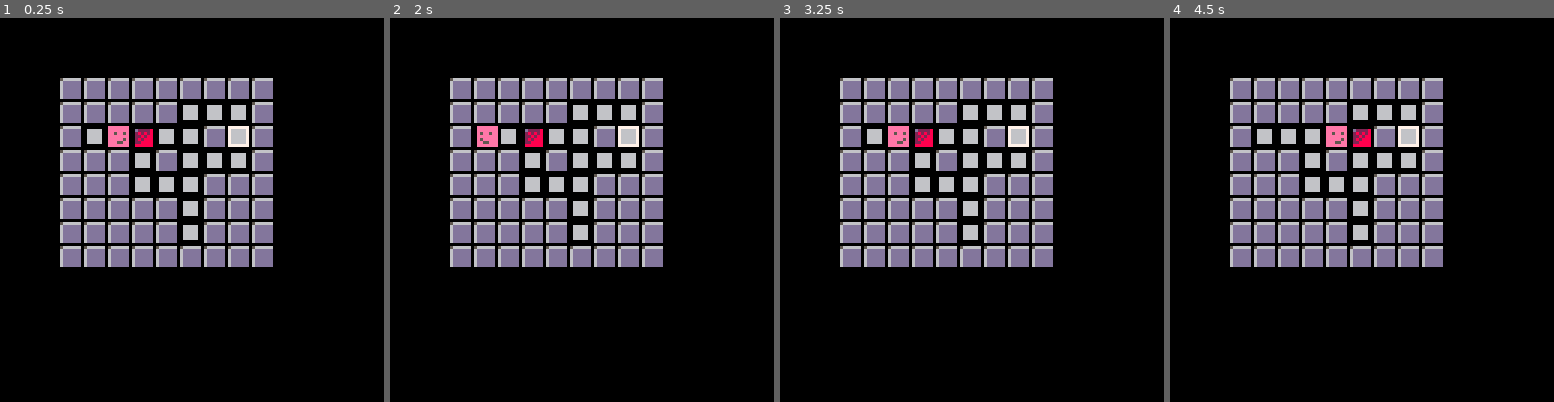
Above: before the commit, frames 1-4 (left to right).
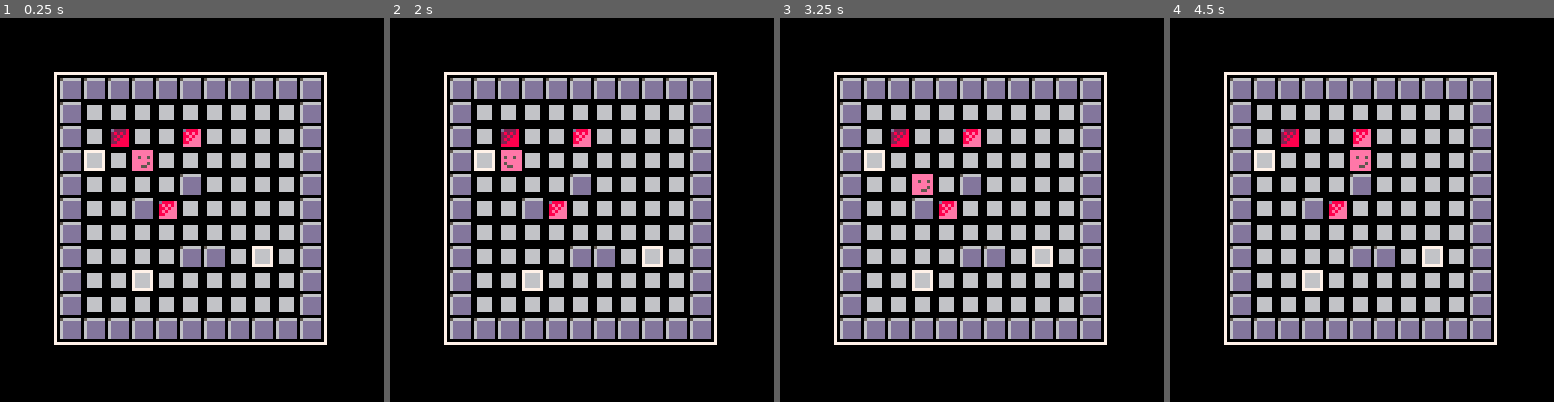
Above: after the commit, the same moments.

Repository: ymendel/parabox
Game: PICO-8 cartridge parabox.p8
Same seed, same stepped clock (60 frames per second), same inputs: the game is played once before the commit and once after it.
Inputs:
- Up to frame 1 (0.25 s): no input
- Up to frame 2 (2 s): hold Left from 1.97 s (still down)
- Up to frame 3 (3.25 s): release Left at 2.37 s; hold Down 2.42-2.82 s; hold Right from 2.87 s (still down)
- Up to frame 4 (4.5 s): release Right at 3.53 s; hold Up 3.58-4.08 s; hold Right from 4.13 s (still down)

The runs differ from the first frame. In frame 1, 25% of the frame differs, in the area x 14-86%, y 14-86%; in frame 2, 25%; in frame 3, 25%; in frame 4, 25%.

Commit message:
make level in code/string data
Instead of drawing things out with the map and trying to handle that,
make a string notation of the level and figure things out from there.

Going to need to make targets not random. That's next.

Diff:
--- a/game.lua
+++ b/game.lua
@@ -1,15 +1,45 @@
+function levels_init()
+  levels={}
+
+  local level1=[[
+XXXXXXXXXXX
+X.........X
+X.b..b....X
+X..P......X
+X....X....X
+X..Xb.....X
+X.........X
+X....XX...X
+X.........X
+X.........X
+XXXXXXXXXXX]]
+
+  add(levels,level1)
+end
+
+function parse_level(level_str)
+  local lines=split(level_str,"\n")
+
+  local level={
+    lines=lines,
+    cols=#lines[1],
+    rows=#lines,
+  }
+  return level
+end
+
 function game_init()
-  mx=16
-  my=0
-  mw=9
-  mh=9
+  levels_init()
+  level=parse_level(levels[1])
+  mw=level.cols
+  mh=level.rows
 
   won=false
   tgts={}
-
-  boxes_init()
+  boxes={}
+
   map_init()
-  player_init()
+  player_init(player_pos)
 end
 
 function game_update()
@@ -25,15 +55,16 @@
 function game_draw()
   cls()
   camera(-20,-20)
-  map(mx,my,0,0,9,9)
+  level_draw()
   boxes_draw()
   tgts_draw()
   player_draw()
   camera()
 end
 
-function boxes_init()
-  boxes={}
+function level_draw()
+  map(0,0,0,0,mw,mh)
+  rect(-2,-2,mw*8,mh*8,7)
 end
 
 function boxes_draw()
@@ -58,7 +89,7 @@
       local px,py=box.x,box.y
       box.x+=dx
       box.y+=dy
-      local tile=mget(box.x+mx,box.y+my)
+      local tile=mget(box.x,box.y)
       if (tile_blocking(tile)) then
         box.x,box.y=px,py
         return -1
@@ -83,7 +114,6 @@
 end
 
 function map_init()
-  map(mx,my,0,0,mw,mh)
   local pals={
     {[1]=1,[12]=12},
     {[1]=8,[12]=14},
@@ -91,22 +121,34 @@
     {[1]=2,[12]=8}
   }
   local pos_tgts={}
-  for i=0,mw-1 do
-    for j=0,mh-1 do
-      local tile=mget(mx+i,my+j)
-      if (tile_moveable(tile)) then
+
+  for j=1,level.rows do
+    local line=level.lines[j]
+    -- printh(line,"blah")
+    for i=1,level.cols do
+      local char=sub(line,i,i)
+      -- printh(char,"blah")
+
+      local mx,my=i-1,j-1
+      local tile=17
+
+      if (char=="X") then
+        tile=16
+      elseif (char=="b") then
         local nb={
-          spr=tile,
+          spr=2,
           pal=rnd(pals),
-          x=i,
-          y=j,
+          x=mx,
+          y=my,
         }
         add(boxes,nb)
-        mset(mx+i,my+j,17)
+      elseif (char==".") then
+        add(pos_tgts, {x=mx,y=my})
+      elseif (char=="P") then
+        player_pos={x=mx,y=my}
       end
-      if (not(tile_moveable(tile) or tile_blocking(tile))) then
-        add(pos_tgts, {x=i,y=j})
-      end
+
+      mset(mx,my,tile)
     end
   end
 
--- a/player.lua
+++ b/player.lua
@@ -1,9 +1,9 @@
-function player_init()
+function player_init(pos)
   pl={
     spr=1,
     xf=false,
-    x=2,
-    y=2,
+    x=pos.x,
+    y=pos.y,
   }
 end
 
@@ -51,7 +51,7 @@
 end
 
 function pl_hit_barrier()
-  local tile=mget(pl.x+mx, pl.y+my)
+  local tile=mget(pl.x, pl.y)
   return tile_blocking(tile)
 end
 
